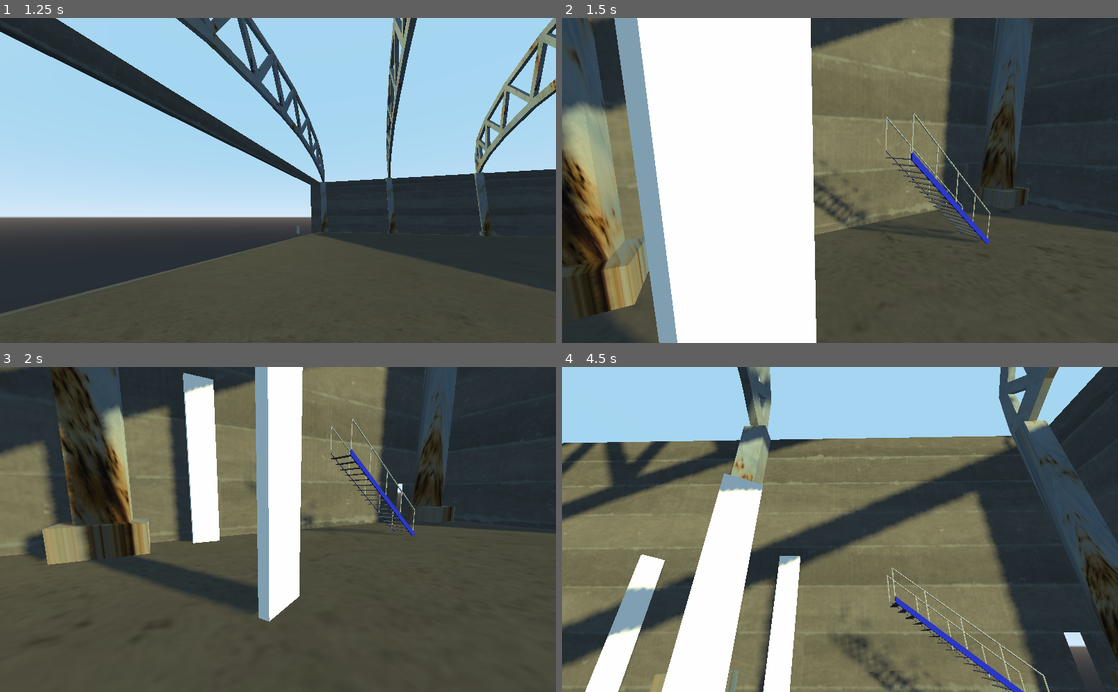
Above: before the commit, frames 1-4 (two rows, left to right).
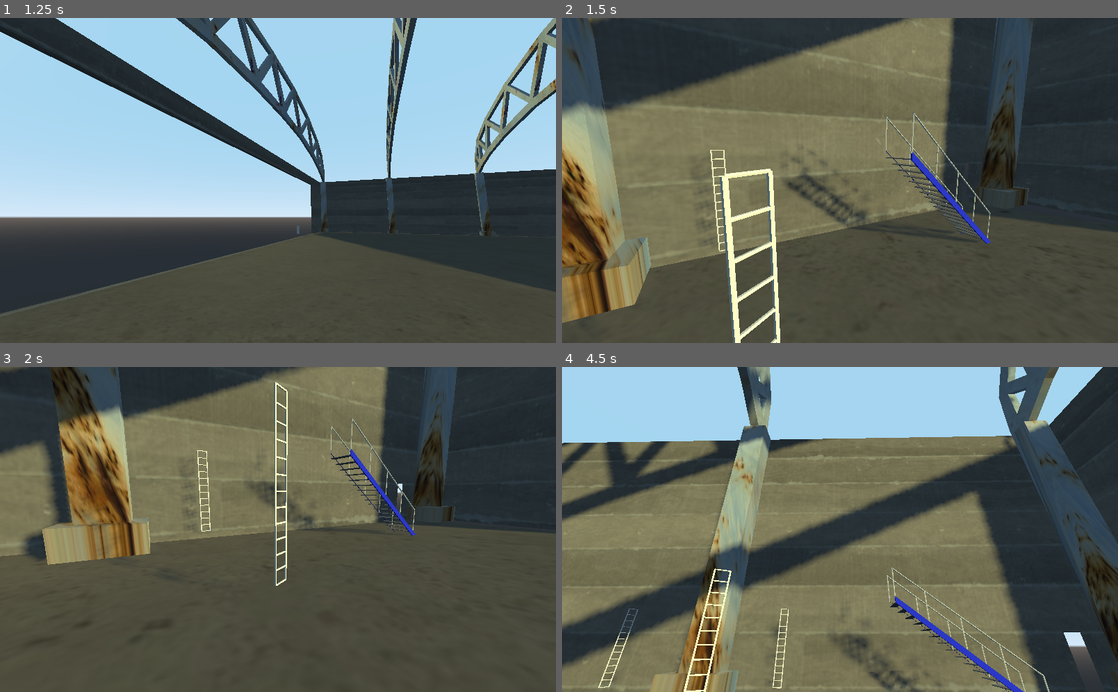
Above: after the commit, the same moments.

Repository: 00steve/Mesa
Game: Godot game, scene res://Mesa.tscn
Two runs of this game, one before a commit and one after it. Both use one fixed random seed, a clock stepped at 60 frames per second and the inputs below.
Inputs (mouse positions are in pixels of both pictures, inside the frame that each line leads up to):
- Up to frame 1 (1.25 s): tap Enter at 0.5 s; move the mouse to (400, 164) at 0.52 s; hold D (move_right) from 0.53 s (still down); tap Space (move_jump) at 0.77 s
- Up to frame 2 (1.5 s): move the mouse to (728, 196) at 1.27 s; release D (move_right) at 1.28 s; hold S (move_backward) from 1.28 s (still down)
- Up to frame 3 (2 s): keep holding S (move_backward); tap Space (move_jump) at 1.52 s
- Up to frame 4 (4.5 s): move the mouse to (895, 458) at 2.02 s; release S (move_backward) at 2.03 s; hold D (move_right) 2.03-2.78 s; move the mouse to (812, 594) at 2.77 s; hold W (move_forward) 2.78-3.53 s; tap Space (move_jump) at 3.02, 3.77 s; move the mouse to (1006, 578) at 3.52 s; hold A (move_left) from 3.53 s (still down); move the mouse to (673, 480) at 4.27 s

Frame 1 is identical in both runs. In frame 2, 35% of the frame differs, in the area x 0-46%, y 0-100%; in frame 3, 16%; in frame 4, 11%.

Commit message:
ladders, rescaled, added a model

Diff:
--- a/Ladder.tscn
+++ b/Ladder.tscn
@@ -2,31 +2,46 @@
 
 [ext_resource path="res://Ladder.gd" type="Script" id=1]
 [ext_resource path="res://LadderArea.gd" type="Script" id=2]
-
-[sub_resource type="CubeMesh" id=1]
+[ext_resource path="res://obj/ladder_9ft.obj" type="ArrayMesh" id=3]
 
 [sub_resource type="BoxShape" id=2]
-extents = Vector3( 0.1, 3, 0.5 )
+extents = Vector3( 0.05, 1.5, 0.2 )
 
 [sub_resource type="BoxShape" id=3]
-extents = Vector3( 0.1, 3, 0.5 )
+extents = Vector3( 0.1, 1.5, 0.25 )
 
 [node name="Ladder" type="Spatial"]
 script = ExtResource( 1 )
-
-[node name="MeshInstance" type="MeshInstance" parent="."]
-transform = Transform( 0.1, 0, 0, 0, 3, 0, 0, 0, 0.5, 0, 0, 0 )
-mesh = SubResource( 1 )
-material/0 = null
 
 [node name="LadderArea" type="Area" parent="."]
 transform = Transform( 1, 0, 0, 0, 1, 0, 0, 0, 1, 0.182966, 0, 0 )
 script = ExtResource( 2 )
 
 [node name="CollisionShape" type="CollisionShape" parent="LadderArea"]
+transform = Transform( 1, 0, 0, 0, 1, 0, 0, 0, 1, -0.0538979, 0, 0 )
 shape = SubResource( 2 )
 
 [node name="StaticBody" type="StaticBody" parent="."]
 
 [node name="CollisionShape" type="CollisionShape" parent="StaticBody"]
+transform = Transform( 1, 0, 0, 0, 1, 0, 0, 0, 1, -0.040136, 0, 0 )
 shape = SubResource( 3 )
+
+[node name="MeshInstance2" type="MeshInstance" parent="."]
+transform = Transform( -1.62921e-07, 0, 1, 0, 1, 0, -1, 0, -1.62921e-07, 0, 0, 0 )
+mesh = ExtResource( 3 )
+material/0 = null
+material/1 = null
+material/2 = null
+material/3 = null
+material/4 = null
+material/5 = null
+material/6 = null
+material/7 = null
+material/8 = null
+material/9 = null
+material/10 = null
+material/11 = null
+material/12 = null
+material/13 = null
+material/14 = null
--- a/Mesa.tscn
+++ b/Mesa.tscn
@@ -19,10 +19,10 @@
 script = ExtResource( 5 )
 
 [node name="Ladder" parent="Ladders" instance=ExtResource( 4 )]
-transform = Transform( 0.5, 0, 0.866025, 0, 1, 0, -0.866025, 0, 0.5, -36.7502, 4.92207, -30.1287 )
+transform = Transform( 0.5, 0, 0.866025, 0, 1, 0, -0.866025, 0, 0.5, -36.7502, 3.92207, -30.1287 )
 
 [node name="Ladder2" parent="Ladders" instance=ExtResource( 4 )]
-transform = Transform( 1, 0, 0, 0, 1, 0, 0, 0, 1, -36.7502, 4.92207, -37.1287 )
+transform = Transform( 1, 0, 0, 0, 1, 0, 0, 0, 1, -36.7502, 3.92207, -37.1287 )
 
 [node name="Ladder3" parent="Ladders" instance=ExtResource( 4 )]
-transform = Transform( -0.866025, 0, -0.5, 0, 1, 0, 0.5, 0, -0.866025, -30.7502, 4.92207, -37.1287 )
+transform = Transform( -0.866025, 0, -0.5, 0, 1, 0, 0.5, 0, -0.866025, -30.7502, 3.92207, -37.1287 )
Not shown, added: obj/ladder_9ft.mtl
Not shown, added: obj/ladder_9ft.obj
Not shown, added: obj/ladder_9ft.obj.import
